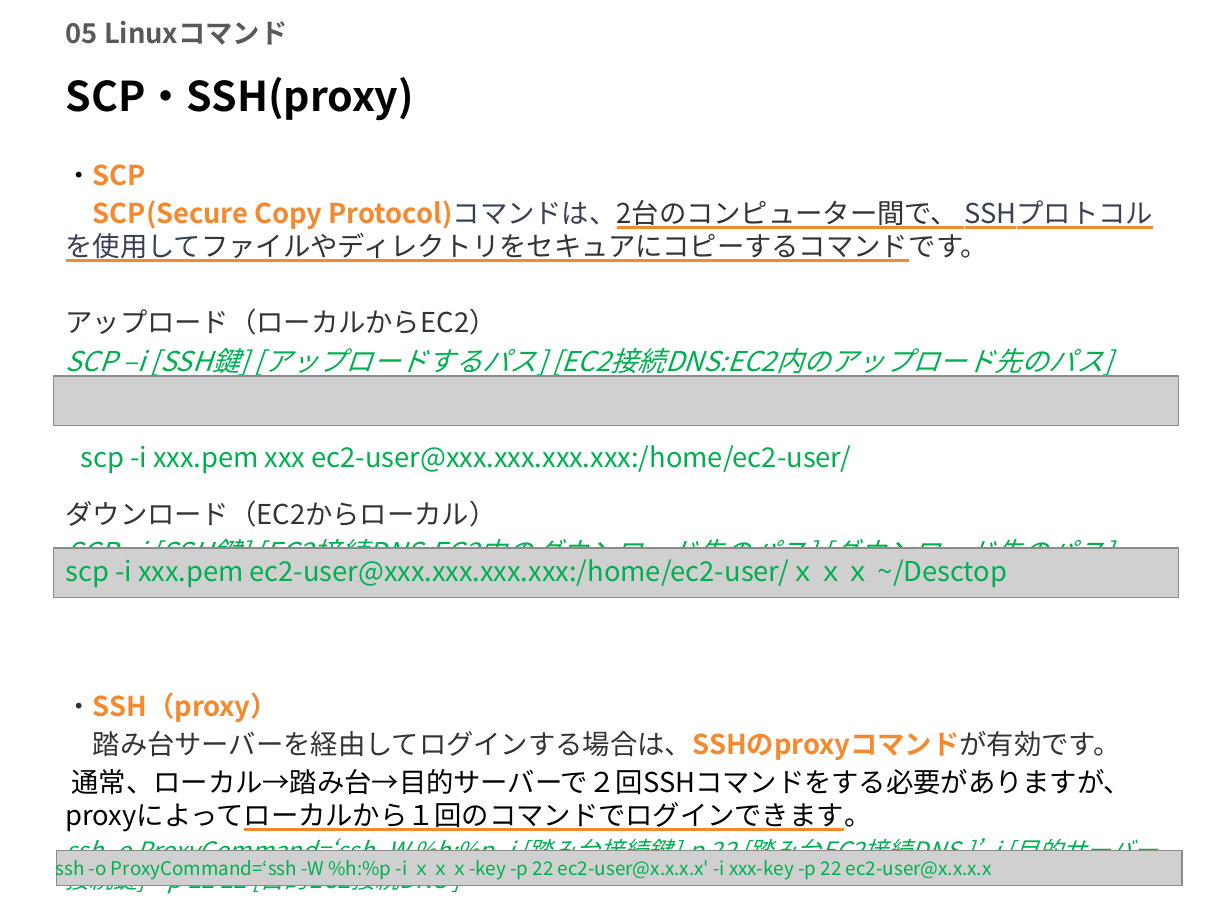
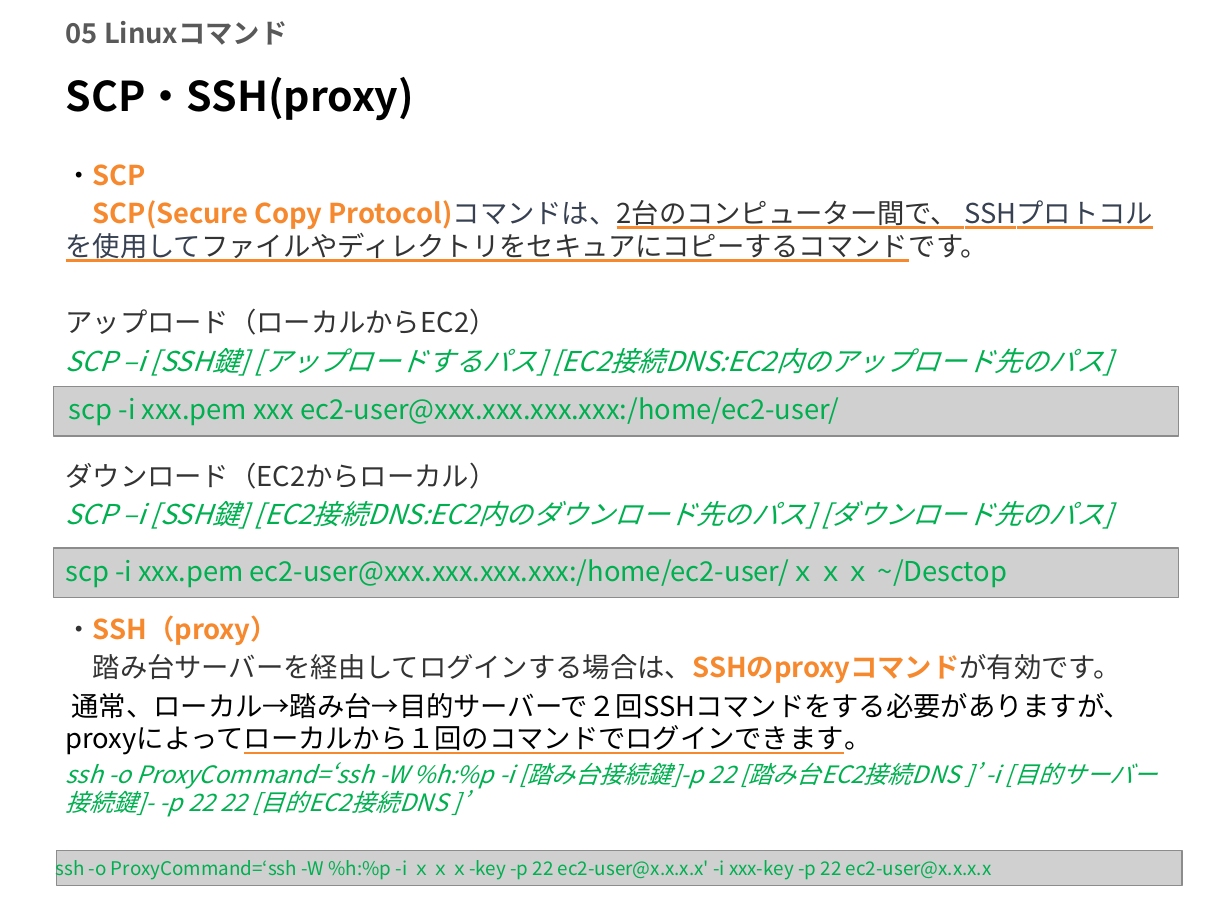
Before and after one commit to naseblab/github-school, a slide deck: slide 9 of 教材/5章_踏み台サーバーの構築(2層).pptx. Drawn at 1232x924 pixels with LibreOffice and Linux fonts; fonts in the diff are those of the drawing; grey boxes stand for pictures; background and template pictures are left out. Boxes give left, top, right and bottom in pixels: in the first picture for what was removed or moved away, otherwise in the second. Text is boxed around its words. In the diff, an @@ line names an element or a change of style, - is before the commit and + after.

```diff
--- a/教材/5章_踏み台サーバーの構築(2層).pptx
+++ b/教材/5章_踏み台サーバーの構築(2層).pptx
@@ text "・SCP" rewrapped from (x1=53, y1=152, x2=1185, y2=882) to (x1=66, y1=164, x2=1158, y2=817) @@
@@ picture moved from (x1=53, y1=376, x2=1178, y2=425) to (x1=53, y1=387, x2=1178, y2=436) @@
@@ text "scp -i xxx.pem xxx ec2-user@xxx.xxx.xxx.xxx:/home/ec2-user/" moved from (x1=81, y1=445, x2=852, y2=474) to (x1=69, y1=397, x2=840, y2=426) @@
```
Also in this commit, not shown: 4 other slides changed, 8 other files.
